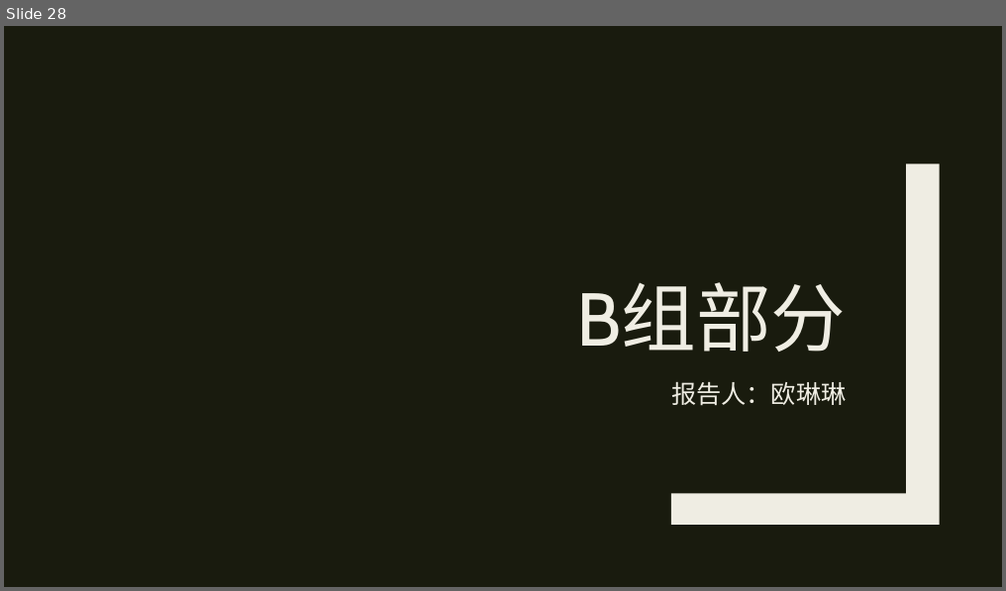
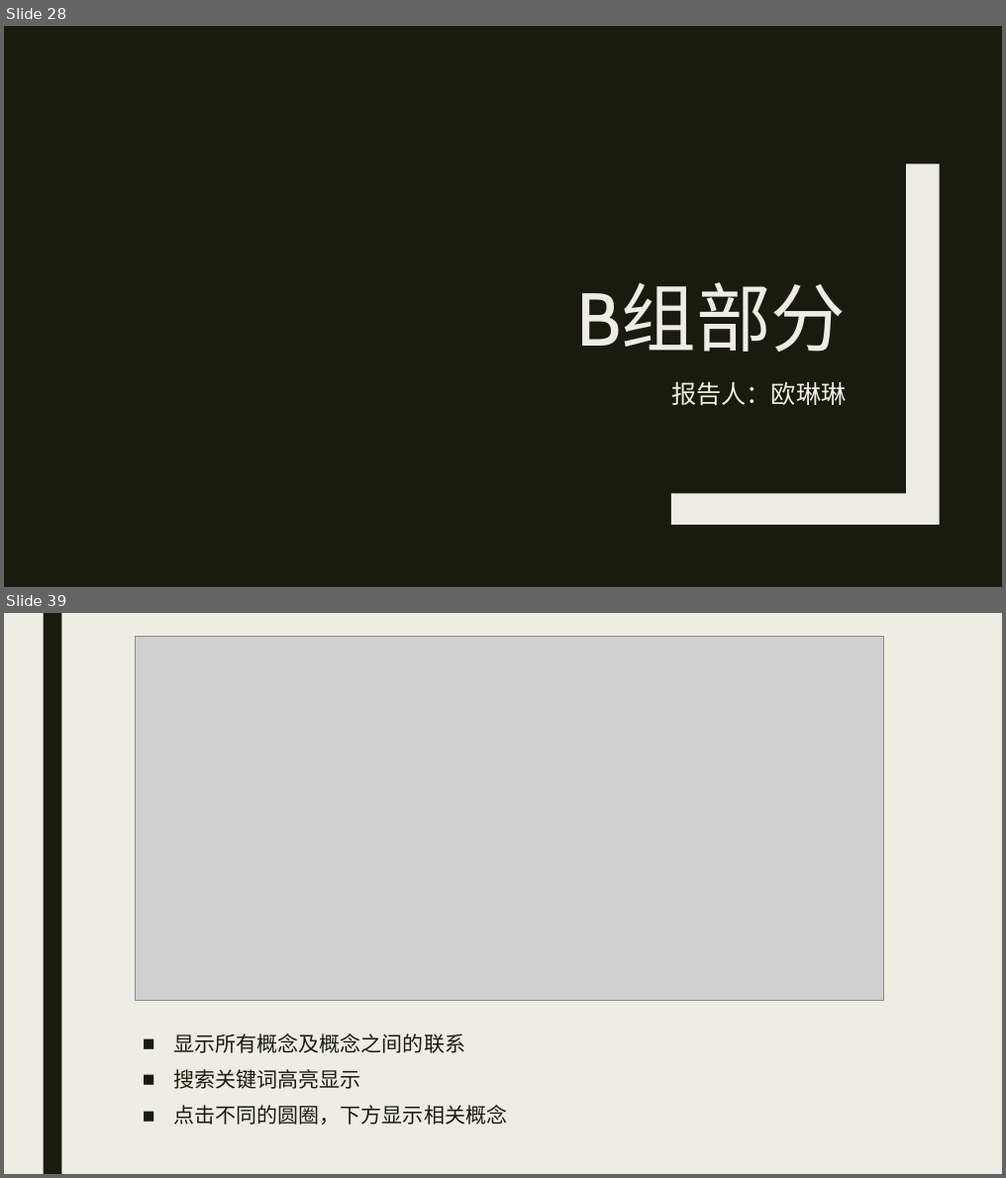
Before and after one commit to MU001999/maaath, a slide deck: docs/数据结构报告.pptx. Shown one above the other, each under a label of ours: slide 28 before the commit, slides 28 and 39 after it; the slides between them are not shown. The pictures are 1006x591 and 1006x1178 pixels, drawn with LibreOffice and Linux fonts; fonts in the diff are those of the drawing; grey boxes stand for pictures. Boxes give left, top, right and bottom in pixels: in the first picture for what was removed or moved away, otherwise in the second. Text is boxed around its words. In the diff, an @@ line names an element or a change of style, - is before the commit and + after.

```diff
--- a/docs/数据结构报告.pptx
+++ b/docs/数据结构报告.pptx
@@ slide 39 added at [4,613,1002,1174], background #EFEDE3 @@
@@ rectangle added at [43,613,61,1174], fill #191B0E @@
@@ picture added at [135,636,884,1001] @@
@@ text added at [174,1034,508,1125], 20 pt, text #191B0E @@
+■ 显示所有概念及概念之间的联系
+■ 搜索关键词高亮显示
+■ 点击不同的圆圈，下方显示相关概念
```
Also in this commit, not shown: 24 other slides added, 3 other files.
